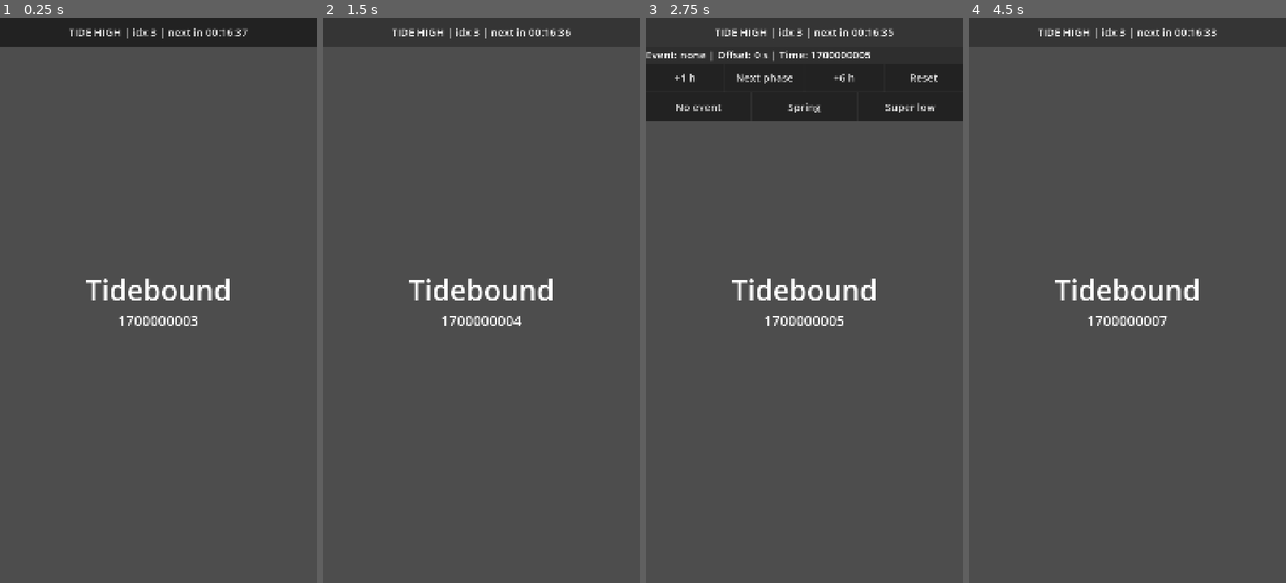
Above: before the commit, frames 1-4 (left to right).
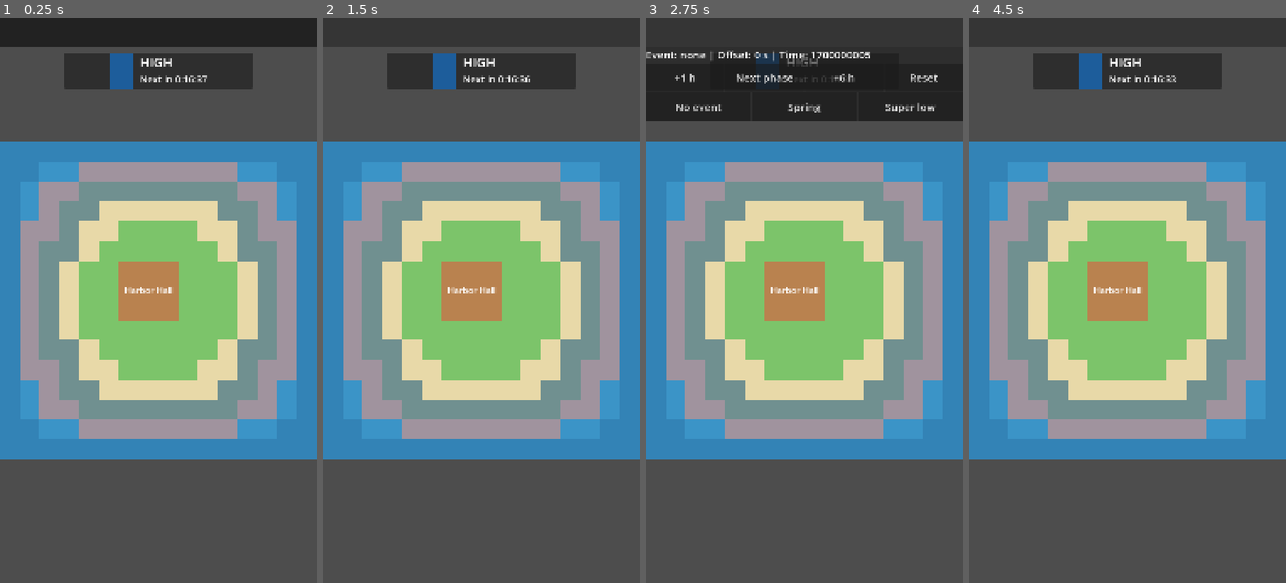
Above: after the commit, the same moments.

Repository: yashpithadiya24/tidebound
Game: Godot game, scene res://scenes/main/Main.tscn
Same seed, same stepped clock (60 frames per second), same inputs: the game is played once before the commit and once after it.
Inputs (mouse positions are in pixels of both pictures, inside the frame that each line leads up to):
- Up to frame 1 (0.25 s): no input
- Up to frame 2 (1.5 s): click (481, 29) at 0.5 s; click (481, 29) at 1.25 s
- Up to frame 3 (2.75 s): click (804, 29) at 2 s
- Up to frame 4 (4.5 s): click (1127, 29) at 2.75 s; click (1127, 29) at 3.5 s; click (1127, 29) at 4.25 s

The runs differ from the first frame. In frame 1, 60% of the frame differs, in the area x 0-100%, y 1-79%; in frame 2, 60%; in frame 3, 57%; in frame 4, 60%.

Commit message:
feat(island): add island view, camera, tide tint, widget and tile info

Diff:
--- /dev/null
+++ b/scenes/island/Island.tscn
@@ -0,0 +1,6 @@
+[gd_scene load_steps=2 format=3]
+
+[ext_resource type="Script" path="res://scripts/ui/IslandView.gd" id="1_island"]
+
+[node name="Island" type="Node2D"]
+script = ExtResource("1_island")
--- a/scripts/core/Main.gd
+++ b/scripts/core/Main.gd
@@ -1,37 +1,15 @@
 extends Control
-## C01 boot screen. Shows the game name and the live Clock.now() number.
-## Placeholder only. The real home screen comes in C03.
+## Root scene. Loads the island screen (D-028). The C01 boot text is gone.
 
-var _clock_label: Label
+const ISLAND_SCENE: String = "res://scenes/island/Island.tscn"
 
 
 func _ready() -> void:
 	set_anchors_and_offsets_preset(Control.PRESET_FULL_RECT)
-
-	var box: VBoxContainer = VBoxContainer.new()
-	box.set_anchors_and_offsets_preset(Control.PRESET_FULL_RECT)
-	box.alignment = BoxContainer.ALIGNMENT_CENTER
-	add_child(box)
-
-	var title: Label = Label.new()
-	title.text = "Tidebound"
-	title.horizontal_alignment = HORIZONTAL_ALIGNMENT_CENTER
-	title.add_theme_font_size_override("font_size", 96)
-	box.add_child(title)
-
-	_clock_label = Label.new()
-	_clock_label.horizontal_alignment = HORIZONTAL_ALIGNMENT_CENTER
-	_clock_label.add_theme_font_size_override("font_size", 48)
-	box.add_child(_clock_label)
-
-	# A 1 second timer. Not _process, so no per-frame string work.
-	var timer: Timer = Timer.new()
-	timer.wait_time = 1.0
-	timer.autostart = true
-	timer.timeout.connect(_on_tick)
-	add_child(timer)
-	_on_tick()
-
-
-func _on_tick() -> void:
-	_clock_label.text = str(Clock.now())
+	# This full-screen Control must not eat mouse and touch events (the camera needs them).
+	mouse_filter = Control.MOUSE_FILTER_IGNORE
+	var packed: PackedScene = load(ISLAND_SCENE) as PackedScene
+	if packed == null:
+		Log.error("Main", "Cannot load %s" % ISLAND_SCENE)
+		return
+	add_child(packed.instantiate())
--- a/scripts/debug/DebugPanel.gd
+++ b/scripts/debug/DebugPanel.gd
@@ -118,9 +118,10 @@
 func _update_text() -> void:
 	if _header == null:
 		return
-	_header.text = "TIDE %s | idx %d | next in %s" % [
-		Tide.current_phase(), Tide.current_index(), _format_time(Tide.seconds_to_next())
-	]
+		_header.text = "TIDE %s | idx %d | next in %s | %d FPS" % [
+			Tide.current_phase(), Tide.current_index(), _format_time(Tide.seconds_to_next()),
+			int(Engine.get_frames_per_second())
+		]
 	if _body.visible:
 		_info.text = "Event: %s | Offset: %d s | Time: %d" % [
 			Tide.event_override, Clock.debug_offset, Clock.now()
--- /dev/null
+++ b/scripts/grid/CameraMath.gd
@@ -0,0 +1,30 @@
+class_name CameraMath
+extends RefCounted
+## Pure camera math (02 section 6). No nodes, so it is easy to test.
+
+
+## Island rectangle grown by a margin on every side (pixels).
+static func island_bounds(island_px: Vector2, margin_px: float) -> Rect2:
+	var margin: Vector2 = Vector2(margin_px, margin_px)
+	return Rect2(-margin, island_px + margin * 2.0)
+
+
+## Keeps the view inside the bounds. view_size is the visible world size.
+## If the view is bigger than the bounds on one axis, the camera centers on that axis.
+static func clamp_center(center: Vector2, view_size: Vector2, bounds: Rect2) -> Vector2:
+	var half: Vector2 = view_size * 0.5
+	var result: Vector2 = center
+	if view_size.x >= bounds.size.x:
+		result.x = bounds.position.x + bounds.size.x * 0.5
+	else:
+		result.x = clampf(center.x, bounds.position.x + half.x, bounds.end.x - half.x)
+	if view_size.y >= bounds.size.y:
+		result.y = bounds.position.y + bounds.size.y * 0.5
+	else:
+		result.y = clampf(center.y, bounds.position.y + half.y, bounds.end.y - half.y)
+	return result
+
+
+## Keeps the zoom between the tuning limits.
+static func clamp_zoom(zoom_value: float, zoom_min: float, zoom_max: float) -> float:
+	return clampf(zoom_value, zoom_min, zoom_max)
--- /dev/null
+++ b/scripts/ui/IslandCamera.gd
@@ -0,0 +1,144 @@
+class_name IslandCamera
+extends Camera2D
+## Pan (drag), zoom (wheel or pinch) and tap for the island view (C03).
+## Why: input lives here, the math is in CameraMath (pure, tested).
+## emulate_mouse_from_touch stays on (D-034): one finger arrives as mouse events,
+## two fingers (pinch) arrive as touch events, and mouse pan is ignored while pinching.
+
+## Emitted on a press and release with little movement. The position is in world pixels.
+signal tapped(world_pos: Vector2)
+
+## How much one mouse wheel step zooms.
+const WHEEL_ZOOM_STEP: float = 1.1
+
+var _bounds: Rect2 = Rect2()
+var _zoom_min: float = 1.0
+var _zoom_max: float = 1.0
+var _tap_max_move: float = 0.0
+
+var _pressing: bool = false
+var _tap_cancelled: bool = false
+var _press_pos: Vector2 = Vector2.ZERO
+var _max_move: float = 0.0
+
+var _touches: Dictionary = {}
+var _pinch_dist: float = 0.0
+var _pinch_center: Vector2 = Vector2.ZERO
+
+
+## Call once after the camera is in the scene tree.
+## fit_size: the size to fit on the screen at the start (the island, in pixels).
+func setup(bounds: Rect2, fit_size: Vector2, zoom_min: float, zoom_max: float, tap_max_move: float) -> void:
+	_bounds = bounds
+	_zoom_min = zoom_min
+	_zoom_max = zoom_max
+	_tap_max_move = tap_max_move
+	var view: Vector2 = get_viewport_rect().size
+	var fit: float = minf(view.x / fit_size.x, view.y / fit_size.y)
+	_apply(bounds.get_center(), fit)
+	get_viewport().size_changed.connect(_on_viewport_resized)
+	make_current()
+
+
+func _unhandled_input(event: InputEvent) -> void:
+	if event is InputEventScreenTouch:
+		_on_touch(event as InputEventScreenTouch)
+	elif event is InputEventScreenDrag:
+		_on_drag(event as InputEventScreenDrag)
+	elif event is InputEventMouseButton:
+		_on_mouse_button(event as InputEventMouseButton)
+	elif event is InputEventMouseMotion:
+		_on_mouse_motion(event as InputEventMouseMotion)
+
+
+func _on_touch(event: InputEventScreenTouch) -> void:
+	if event.pressed:
+		_touches[event.index] = event.position
+		if _touches.size() >= 2:
+			_tap_cancelled = true
+			_start_pinch()
+	else:
+		_touches.erase(event.index)
+		if _touches.size() >= 2:
+			_start_pinch()
+		else:
+			_pinch_dist = 0.0
+
+
+func _start_pinch() -> void:
+	var points: Array = _touches.values()
+	var a: Vector2 = points[0]
+	var b: Vector2 = points[1]
+	_pinch_dist = a.distance_to(b)
+	_pinch_center = (a + b) * 0.5
+
+
+func _on_drag(event: InputEventScreenDrag) -> void:
+	_touches[event.index] = event.position
+	if _touches.size() < 2 or _pinch_dist <= 0.0:
+		return
+	var points: Array = _touches.values()
+	var a: Vector2 = points[0]
+	var b: Vector2 = points[1]
+	var dist: float = a.distance_to(b)
+	if dist <= 0.0:
+		return
+	var center: Vector2 = (a + b) * 0.5
+	_pan_screen(center - _pinch_center)
+	_zoom_at(center, zoom.x * dist / _pinch_dist)
+	_pinch_dist = dist
+	_pinch_center = center
+
+
+func _on_mouse_button(event: InputEventMouseButton) -> void:
+	if event.button_index == MOUSE_BUTTON_WHEEL_UP and event.pressed:
+		_zoom_at(event.position, zoom.x * WHEEL_ZOOM_STEP)
+	elif event.button_index == MOUSE_BUTTON_WHEEL_DOWN and event.pressed:
+		_zoom_at(event.position, zoom.x / WHEEL_ZOOM_STEP)
+	elif event.button_index == MOUSE_BUTTON_LEFT:
+		if event.pressed:
+			_pressing = true
+			_press_pos = event.position
+			_max_move = 0.0
+			_tap_cancelled = _touches.size() >= 2
+		else:
+			if _pressing and not _tap_cancelled and _max_move <= _tap_max_move:
+				tapped.emit(_screen_to_world(event.position))
+			_pressing = false
+
+
+func _on_mouse_motion(event: InputEventMouseMotion) -> void:
+	if not _pressing:
+		return
+	_max_move = maxf(_max_move, event.position.distance_to(_press_pos))
+	# A small movement is still a tap. A pinch uses the touch events instead.
+	if _max_move <= _tap_max_move or _touches.size() >= 2:
+		return
+	_pan_screen(event.relative)
+
+
+func _screen_to_world(screen_pos: Vector2) -> Vector2:
+	return position + (screen_pos - get_viewport_rect().size * 0.5) / zoom.x
+
+
+## Zooms and keeps the world point under screen_pos where it is.
+func _zoom_at(screen_pos: Vector2, new_zoom: float) -> void:
+	var z: float = CameraMath.clamp_zoom(new_zoom, _zoom_min, _zoom_max)
+	var anchor: Vector2 = _screen_to_world(screen_pos)
+	var offset: Vector2 = screen_pos - get_viewport_rect().size * 0.5
+	_apply(anchor - offset / z, z)
+
+
+func _pan_screen(delta_screen: Vector2) -> void:
+	_apply(position - delta_screen / zoom.x, zoom.x)
+
+
+func _apply(center: Vector2, new_zoom: float) -> void:
+	var z: float = CameraMath.clamp_zoom(new_zoom, _zoom_min, _zoom_max)
+	var view_world: Vector2 = get_viewport_rect().size / z
+	position = CameraMath.clamp_center(center, view_world, _bounds)
+	zoom = Vector2(z, z)
+
+
+func _on_viewport_resized() -> void:
+	_apply(position, zoom.x)
--- /dev/null
+++ b/scripts/ui/IslandView.gd
@@ -0,0 +1,202 @@
+class_name IslandView
+extends Node2D
+## The home island screen: terrain, water tint, Harbor Hall box, camera, tap info (C03).
+## Why: the view only shows state. Rules live in GridModel and TideModel (02 section 3, rule 7).
+
+const ISLAND_ID: String = "home_isle"
+## Harbor Hall is 3x3 tiles (03 section 5). C04 reads this from buildings.json.
+const HARBOR_SIZE_TILES: int = 3
+const HUD_LAYER: int = 10
+## Placeholder colors from 06 section 2. The art pass replaces them.
+const WATER_TINT_COLOR: String = "#4fb3d9"
+const HARBOR_COLOR: String = "#b9824f"
+const SELECT_COLOR: String = "#ff9f43"
+const SELECT_WIDTH: float = 6.0
+const NO_TILE: Vector2i = Vector2i(-1, -1)
+
+var grid: GridModel
+
+var _island: IslandData
+var _terrain: TileMapLayer
+var _water: TileMapLayer
+var _camera: IslandCamera
+var _selector: Line2D
+var _info_panel: TileInfoPanel
+var _atlas_index: Dictionary = {}
+var _tint_index: int = 0
+var _tint_min: float = 0.0
+var _tint_max: float = 0.0
+var _selected: Vector2i = NO_TILE
+
+
+func _ready() -> void:
+	_island = IslandData.from_dict(Data.load_island(ISLAND_ID))
+	var tile_px: int = Data.tuning_int("tile_px")
+	grid = GridModel.new(_island, Data.tiles, tile_px)
+	if grid.width == 0:
+		Log.error("IslandView", "Island '%s' could not be loaded" % ISLAND_ID)
+		return
+	_tint_min = float(Data.tuning.get("water_tint_alpha_min", 0.0))
+	_tint_max = float(Data.tuning.get("water_tint_alpha_max", 0.0))
+
+	var tile_set: TileSet = _build_tile_set(tile_px)
+	_terrain = _make_layer(tile_set)
+	_water = _make_layer(tile_set)
+	_draw_terrain()
+	_add_harbor_box()
+	_add_selector()
+	_add_camera()
+	_add_hud()
+
+	EventBus.tide_phase_changed.connect(_on_tide_changed)
+	var timer: Timer = Timer.new()
+	timer.wait_time = 1.0
+	timer.autostart = true
+	timer.timeout.connect(_update_tint)
+	add_child(timer)
+	_on_tide_changed(Tide.current_phase(), Tide.current_index())
+
+
+## Builds one TileSet from colored squares: one per tile type, then the water tint.
+func _build_tile_set(tile_px: int) -> TileSet:
+	var colors: Array[Color] = []
+	for type_name: String in Data.tiles:
+		var tile_def: Dictionary = Data.tiles[type_name]
+		_atlas_index[type_name] = colors.size()
+		colors.append(Color.html(str(tile_def.get("color", "#ff00ff"))))
+	_tint_index = colors.size()
+	colors.append(Color.html(WATER_TINT_COLOR))
+
+	var image: Image = Image.create(tile_px * colors.size(), tile_px, false, Image.FORMAT_RGBA8)
+	for i: int in range(colors.size()):
+		image.fill_rect(Rect2i(i * tile_px, 0, tile_px, tile_px), colors[i])
+	var source: TileSetAtlasSource = TileSetAtlasSource.new()
+	source.texture = ImageTexture.create_from_image(image)
+	source.texture_region_size = Vector2i(tile_px, tile_px)
+	for i: int in range(colors.size()):
+		source.create_tile(Vector2i(i, 0))
+	var tile_set: TileSet = TileSet.new()
+	tile_set.tile_size = Vector2i(tile_px, tile_px)
+	tile_set.add_source(source, 0)
+	return tile_set
+
+
+func _make_layer(tile_set: TileSet) -> TileMapLayer:
+	var layer: TileMapLayer = TileMapLayer.new()
+	layer.tile_set = tile_set
+	layer.texture_filter = CanvasItem.TEXTURE_FILTER_NEAREST
+	add_child(layer)
+	return layer
+
+
+func _draw_terrain() -> void:
+	for y: int in range(grid.height):
+		for x: int in range(grid.width):
+			var atlas_x: int = int(_atlas_index.get(grid.get_tile_type(x, y), -1))
+			if atlas_x >= 0:
+				_terrain.set_cell(Vector2i(x, y), 0, Vector2i(atlas_x, 0))
+
+
+## Wet tiles get the tint tile. Dry tiles get none. Uses the discrete water index (D-027).
+func _update_water(index: int) -> void:
+	for y: int in range(grid.height):
+		for x: int in range(grid.width):
+			var cell: Vector2i = Vector2i(x, y)
+			if grid.is_underwater_at(x, y, index):
+				_water.set_cell(cell, 0, Vector2i(_tint_index, 0))
+			else:
+				_water.erase_cell(cell)
+
+
+## Tint strength follows the smooth visual level (R-TIDE-8).
+func _update_tint() -> void:
+	var level: float = Tide.model.visual_level(Clock.now())
+	_water.modulate.a = lerpf(_tint_min, _tint_max, level)
+
+
+func _add_harbor_box() -> void:
+	var size_px: float = float(HARBOR_SIZE_TILES * grid.tile_px)
+	var box: ColorRect = ColorRect.new()
+	box.color = Color.html(HARBOR_COLOR)
+	box.size = Vector2(size_px, size_px)
+	box.position = grid.tile_to_world(_island.harbor_x, _island.harbor_y)
+	box.mouse_filter = Control.MOUSE_FILTER_IGNORE
+	add_child(box)
+	var label: Label = Label.new()
+	label.text = "Harbor Hall"
+	label.size = box.size
+	label.horizontal_alignment = HORIZONTAL_ALIGNMENT_CENTER
+	label.vertical_alignment = VERTICAL_ALIGNMENT_CENTER
+	label.add_theme_font_size_override("font_size", 28)
+	label.mouse_filter = Control.MOUSE_FILTER_IGNORE
+	box.add_child(label)
+
+
+func _add_selector() -> void:
+	var s: float = float(grid.tile_px)
+	_selector = Line2D.new()
+	_selector.points = PackedVector2Array([
+		Vector2(0, 0), Vector2(s, 0), Vector2(s, s), Vector2(0, s), Vector2(0, 0)
+	])
+	_selector.width = SELECT_WIDTH
+	_selector.default_color = Color.html(SELECT_COLOR)
+	_selector.visible = false
+	add_child(_selector)
+
+
+func _add_camera() -> void:
+	_camera = IslandCamera.new()
+	add_child(_camera)
+	var margin_px: float = float(Data.tuning_int("camera_margin_tiles") * grid.tile_px)
+	var bounds: Rect2 = CameraMath.island_bounds(grid.pixel_size(), margin_px)
+	_camera.setup(
+		bounds,
+		grid.pixel_size(),
+		float(Data.tuning.get("camera_zoom_min", 1.0)),
+		float(Data.tuning.get("camera_zoom_max", 1.0)),
+		float(Data.tuning_int("tap_max_move_px"))
+	)
+	_camera.tapped.connect(_on_tapped)
+
+
+func _add_hud() -> void:
+	var layer: CanvasLayer = CanvasLayer.new()
+	layer.layer = HUD_LAYER
+	add_child(layer)
+	layer.add_child(TideWidget.new())
+	_info_panel = TileInfoPanel.new()
+	layer.add_child(_info_panel)
+
+
+func _on_tide_changed(_phase: String, index: int) -> void:
+	_update_water(index)
+	_update_tint()
+	_refresh_selection()
+
+
+## A tap on the same tile or outside the island closes the info.
+func _on_tapped(world_pos: Vector2) -> void:
+	var tile: Vector2i = grid.world_to_tile(world_pos)
+	if not grid.in_bounds(tile.x, tile.y) or tile == _selected:
+		_selected = NO_TILE
+	else:
+		_selected = tile
+	_refresh_selection()
+
+
+func _refresh_selection() -> void:
+	if _selected == NO_TILE:
+		_selector.visible = false
+		_info_panel.hide_tile()
+		return
+	var index: int = Tide.current_index()
+	_selector.position = grid.tile_to_world(_selected.x, _selected.y)
+	_selector.visible = true
+	_info_panel.show_tile(
+		_selected.x,
+		_selected.y,
+		grid.get_tile_type(_selected.x, _selected.y),
+		grid.get_elevation(_selected.x, _selected.y),
+		index,
+		grid.is_dry_at(_selected.x, _selected.y, index)
+	)
--- /dev/null
+++ b/scripts/ui/TideWidget.gd
@@ -0,0 +1,91 @@
+class_name TideWidget
+extends Control
+## Tide widget at the top center: color swatch, phase name, countdown (01 section 13, R-TIDE-7).
+## Placeholder look. Color is never the only signal: the phase name is always text.
+
+## Gap from the top. The debug strip (96 px button plus padding) sits above it.
+const TOP_OFFSET: float = 120.0
+const WIDGET_SIZE: Vector2 = Vector2(640, 120)
+const SWATCH_SIZE: Vector2 = Vector2(80, 80)
+const PHASE_FONT: int = 44
+const TIME_FONT: int = 32
+
+var _swatch: ColorRect
+var _phase_label: Label
+var _time_label: Label
+
+
+func _ready() -> void:
+	set_anchors_and_offsets_preset(Control.PRESET_TOP_WIDE)
+	offset_top = TOP_OFFSET
+	offset_bottom = TOP_OFFSET + WIDGET_SIZE.y
+	mouse_filter = Control.MOUSE_FILTER_IGNORE
+
+	var center: CenterContainer = CenterContainer.new()
+	center.set_anchors_and_offsets_preset(Control.PRESET_FULL_RECT)
+	center.mouse_filter = Control.MOUSE_FILTER_IGNORE
+	add_child(center)
+
+	var panel: PanelContainer = PanelContainer.new()
+	panel.custom_minimum_size = WIDGET_SIZE
+	panel.mouse_filter = Control.MOUSE_FILTER_STOP
+	center.add_child(panel)
+
+	var row: HBoxContainer = HBoxContainer.new()
+	row.alignment = BoxContainer.ALIGNMENT_CENTER
+	row.add_theme_constant_override("separation", 24)
+	panel.add_child(row)
+
+	_swatch = ColorRect.new()
+	_swatch.custom_minimum_size = SWATCH_SIZE
+	row.add_child(_swatch)
+
+	var texts: VBoxContainer = VBoxContainer.new()
+	row.add_child(texts)
+	_phase_label = Label.new()
+	_phase_label.add_theme_font_size_override("font_size", PHASE_FONT)
+	texts.add_child(_phase_label)
+	_time_label = Label.new()
+	_time_label.add_theme_font_size_override("font_size", TIME_FONT)
+	texts.add_child(_time_label)
+
+	EventBus.tide_phase_changed.connect(_on_tide_changed)
+	var timer: Timer = Timer.new()
+	timer.wait_time = 1.0
+	timer.autostart = true
+	timer.timeout.connect(_refresh)
+	add_child(timer)
+	_refresh()
+
+
+func _on_tide_changed(_phase: String, _index: int) -> void:
+	_refresh()
+
+
+func _refresh() -> void:
+	var phase: String = Tide.current_phase()
+	_phase_label.text = phase
+	var text: String = "Next in %s" % _format_time(Tide.seconds_to_next())
+	if Tide.event_override == TideModel.EVENT_SPRING:
+		text += " | spring"
+	elif Tide.event_override == TideModel.EVENT_SUPER_LOW:
+		text += " | super low"
+	_time_label.text = text
+	_swatch.color = _phase_color(phase)
+
+
+func _phase_color(phase: String) -> Color:
+	match phase:
+		"LOW":
+			return Color.html("#e8d9a8")
+		"RISING":
+			return Color.html("#4fb3d9")
+		"HIGH":
+			return Color.html("#1d5d9b")
+		_:
+			return Color.html("#3fbf9f")
+
+
+@warning_ignore("integer_division")
+func _format_time(total: int) -> String:
+	return "%d:%02d:%02d" % [total / 3600, (total % 3600) / 60, total % 60]
--- /dev/null
+++ b/scripts/ui/TileInfoPanel.gd
@@ -0,0 +1,48 @@
+class_name TileInfoPanel
+extends Control
+## Info box at the bottom (thumb zone) for the tapped tile (C03).
+## Hidden until a tile is tapped. It only shows what the model says.
+
+const PANEL_WIDTH: float = 960.0
+const PANEL_HEIGHT: float = 220.0
+const BOTTOM_MARGIN: float = 40.0
+const FONT_SIZE: int = 40
+
+var _label: Label
+
+
+func _ready() -> void:
+	set_anchors_and_offsets_preset(Control.PRESET_BOTTOM_WIDE)
+	offset_top = -(PANEL_HEIGHT + BOTTOM_MARGIN)
+	offset_bottom = -BOTTOM_MARGIN
+	mouse_filter = Control.MOUSE_FILTER_IGNORE
+	visible = false
+
+	var center: CenterContainer = CenterContainer.new()
+	center.set_anchors_and_offsets_preset(Control.PRESET_FULL_RECT)
+	center.mouse_filter = Control.MOUSE_FILTER_IGNORE
+	add_child(center)
+
+	var panel: PanelContainer = PanelContainer.new()
+	panel.custom_minimum_size = Vector2(PANEL_WIDTH, PANEL_HEIGHT)
+	panel.mouse_filter = Control.MOUSE_FILTER_STOP
+	center.add_child(panel)
+
+	_label = Label.new()
+	_label.add_theme_font_size_override("font_size", FONT_SIZE)
+	_label.horizontal_alignment = HORIZONTAL_ALIGNMENT_CENTER
+	_label.vertical_alignment = VERTICAL_ALIGNMENT_CENTER
+	panel.add_child(_label)
+
+
+## Shows the info of one tile.
+func show_tile(x: int, y: int, type_name: String, elevation: int, water_index: int, is_dry: bool) -> void:
+	var state: String = "DRY now" if is_dry else "UNDERWATER now"
+	_label.text = "Tile (%d, %d)  %s\nElevation %d  |  Water index %d\n%s" % [
+		x, y, type_name, elevation, water_index, state
+	]
+	visible = true
+
+
+func hide_tile() -> void:
+	visible = false
--- /dev/null
+++ b/tests/test_camera_math.gd
@@ -0,0 +1,41 @@
+extends GutTest
+## Tests for CameraMath (02 section 6).
+
+const BOUNDS: Rect2 = Rect2(-128, -128, 1280, 1280)
+
+
+func test_island_bounds_adds_margin() -> void:
+	var bounds: Rect2 = CameraMath.island_bounds(Vector2(1024, 1024), 128.0)
+	assert_eq(bounds.position, Vector2(-128, -128))
+	assert_eq(bounds.size, Vector2(1280, 1280))
+
+
+func test_center_inside_is_not_changed() -> void:
+	var result: Vector2 = CameraMath.clamp_center(Vector2(512, 512), Vector2(500, 500), BOUNDS)
+	assert_eq(result, Vector2(512, 512))
+
+
+func test_clamp_at_top_left() -> void:
+	var result: Vector2 = CameraMath.clamp_center(Vector2(0, 0), Vector2(500, 500), BOUNDS)
+	assert_eq(result, Vector2(122, 122))
+
+
+func test_clamp_at_bottom_right() -> void:
+	var result: Vector2 = CameraMath.clamp_center(Vector2(2000, 2000), Vector2(500, 500), BOUNDS)
+	assert_eq(result, Vector2(902, 902))
+
+
+func test_big_view_is_centered() -> void:
+	var result: Vector2 = CameraMath.clamp_center(Vector2(0, 0), Vector2(2000, 3000), BOUNDS)
+	assert_eq(result, Vector2(512, 512))
+
+
+func test_axes_are_independent() -> void:
+	var result: Vector2 = CameraMath.clamp_center(Vector2(0, 0), Vector2(500, 3000), BOUNDS)
+	assert_eq(result, Vector2(122, 512))
+
+
+func test_clamp_zoom() -> void:
+	assert_almost_eq(CameraMath.clamp_zoom(2.0, 0.6, 1.6), 1.6, 0.0001)
+	assert_almost_eq(CameraMath.clamp_zoom(0.1, 0.6, 1.6), 0.6, 0.0001)
+	assert_almost_eq(CameraMath.clamp_zoom(1.0, 0.6, 1.6), 1.0, 0.0001)
Not shown, added: scripts/grid/CameraMath.gd.uid
Not shown, added: scripts/ui/IslandCamera.gd.uid
Not shown, added: scripts/ui/IslandView.gd.uid
Not shown, added: scripts/ui/TideWidget.gd.uid
Not shown, added: scripts/ui/TileInfoPanel.gd.uid
Not shown, added: tests/test_camera_math.gd.uid
